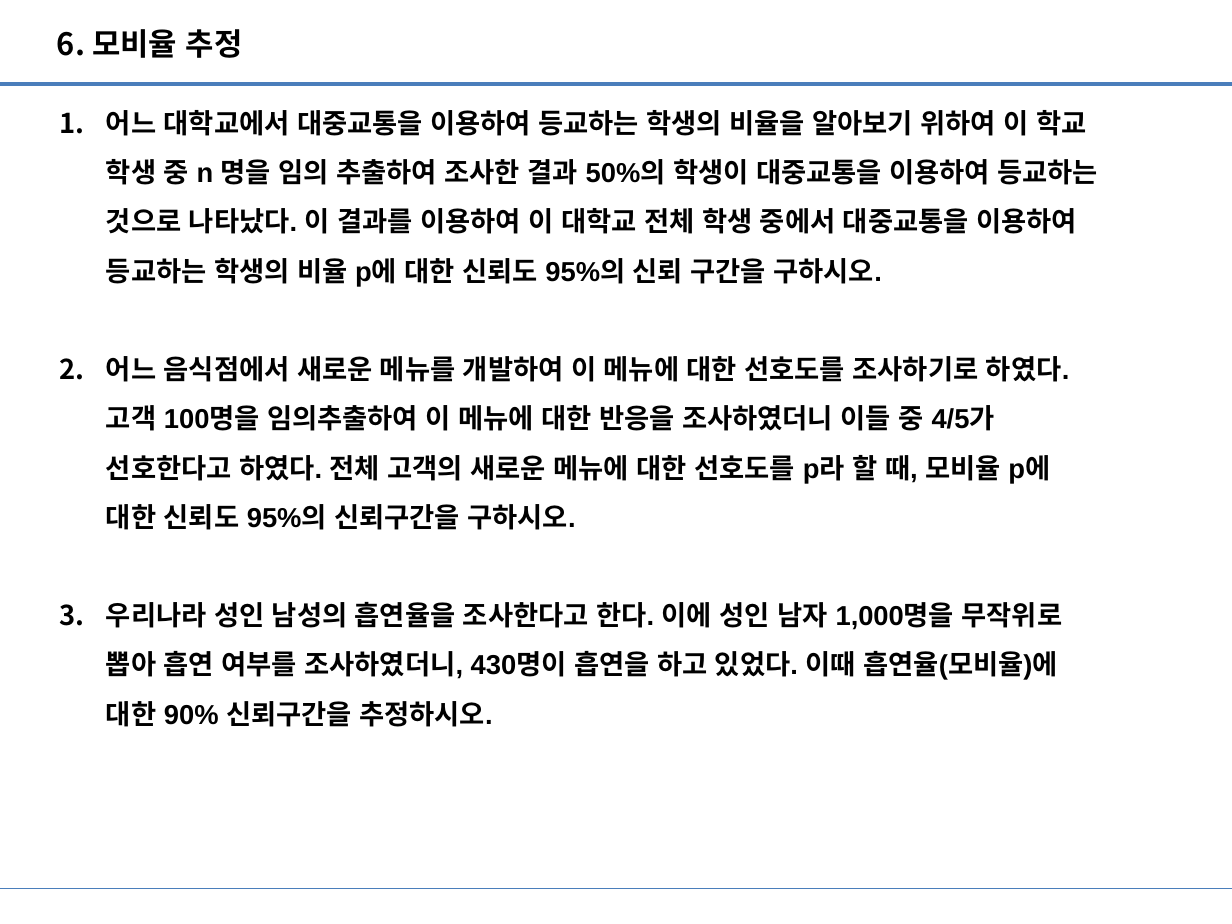
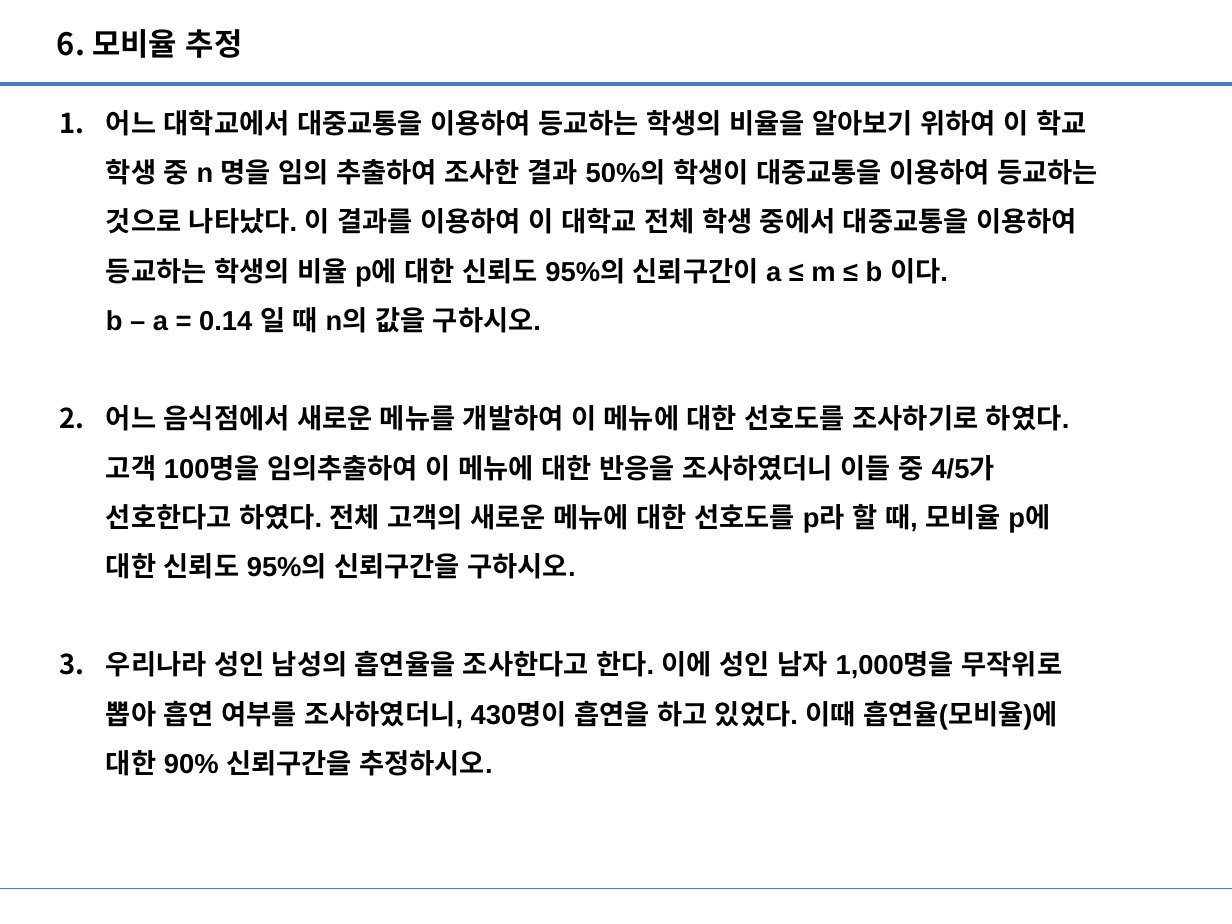
Before and after one commit to Heechul90/R-Statistics, a slide deck: slide 10 of Practice/연습문제 data/R 연습문제.pptx. Drawn at 1232x924 pixels with LibreOffice and Linux fonts; fonts in the diff are those of the drawing. Boxes give left, top, right and bottom in pixels: in the first picture for what was removed or moved away, otherwise in the second. Text is boxed around its words. In the diff, an @@ line names an element or a change of style, - is before the commit and + after.

```diff
--- a/Practice/연습문제 data/R 연습문제.pptx
+++ b/Practice/연습문제 data/R 연습문제.pptx
@@ text at (x1=106, y1=110, x2=1098, y2=333): text changed @@
-1. 어느 대학교에서 대중교통을 이용하여 등교하는 학생의 비율을 알아보기 위하여 이 학교
-   학생 중 n 명을 임의 추출하여 조사한 결과 50%의 학생이 대중교통을 이용하여 등교하는
-   것으로 나타났다. 이 결과를 이용하여 이 대학교 전체 학생 중에서 대중교통을 이용하여
-   등교하는 학생의 비율 p에 대한 신뢰도 95%의 신뢰 구간을 구하시오.
+1. 어느 대학교에서 대중교통을 이용하여 등교하는 학생의 비율을 알아보기 위하여 이 학교
+   학생 중 n 명을 임의 추출하여 조사한 결과 50%의 학생이 대중교통을 이용하여 등교하는
+   것으로 나타났다. 이 결과를 이용하여 이 대학교 전체 학생 중에서 대중교통을 이용하여
+   등교하는 학생의 비율 p에 대한 신뢰도 95%의 신뢰구간이 a ≤ m ≤ b 이다.
+   b – a = 0.14 일 때 n의 값을 구하시오.
```
Also in this commit, not shown: 3 slides added, 3 other files.
